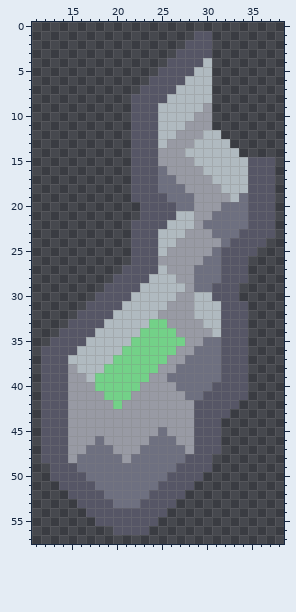
Two versions of one pixel-art sprite, sprites/weapons/plures-rocket.png. The picture above was drawn from the file before the commit.
The file is 58x58 pixels. Shown: x 11..38, y 0..57.
And afterwards:
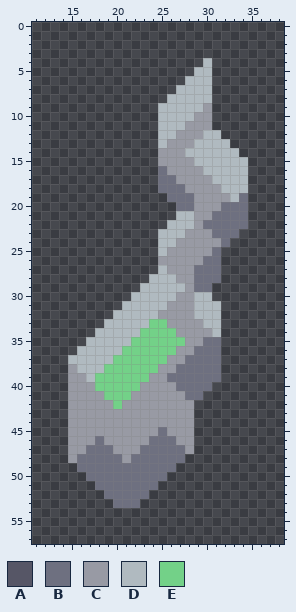
Palette (. is transparent): A #565666  B #6e7080  C #989aa4  D #b0bac0  E #73d188
The exact change:
Changed rows in their new state; - is an unchanged pixel.
first column x 12:
 1 -----------------..-------
 2 ----------------...-------
 3 ---------------....-------
 4 --------------....--------
 5 -------------....---------
 6 ------------....----------
 7 -----------....-----------
 8 ----------....------------
 9 ----------...-------------
10 ----------...-------------
11 ----------...-------------
12 ----------...-------------
13 ----------...-------------
14 ----------...-------------
15 ----------...----------...
16 ----------...----------...
17 ----------...----------...
18 ----------...----------...
19 ----------....---------...
20 -----------....--------...
21 -----------....--------...
22 ----------....---------...
23 ----------...---------....
24 ----------...--------....-
25 ----------...-------....--
26 ----------...-------...---
27 ---------....-------...---
28 --------....--------...---
29 -------....--------...----
30 ------....---------...----
31 -----....-----------...---
32 ----....------------...---
33 ---....-------------...---
34 --....--------------...---
35 -....---------------...---
36 ....----------------...---
37 ...-----------------...---
38 ...-----------------...---
39 ...-----------------...---
40 ...----------------....---
41 ...---------------.....---
42 ...--------------.....----
43 ...--------------....-----
44 ...--------------...------
45 ...--------------...------
46 ...--------------...------
47 ...--------------...------
48 ...-------------...-------
49 -...-----------....-------
50 -....---------....--------
51 --....-------....---------
52 ---....-----....----------
53 ----....---....-----------
54 -----.........------------
55 ------.......-------------
56 --------....--------------
